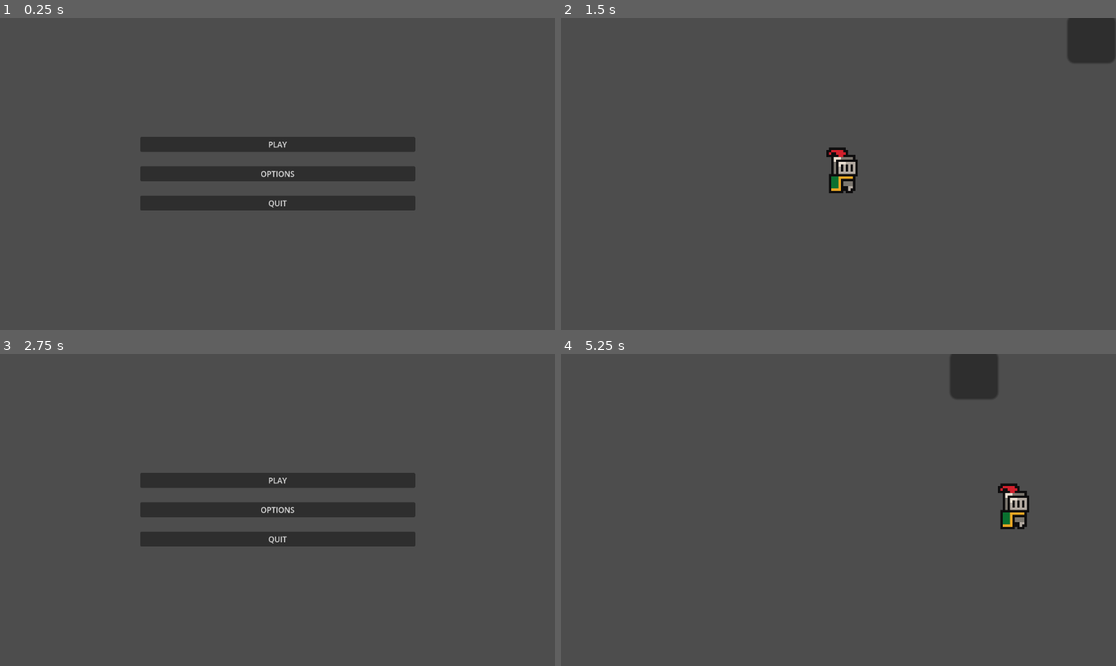
Above: before the commit, frames 1-4 (two rows, left to right).
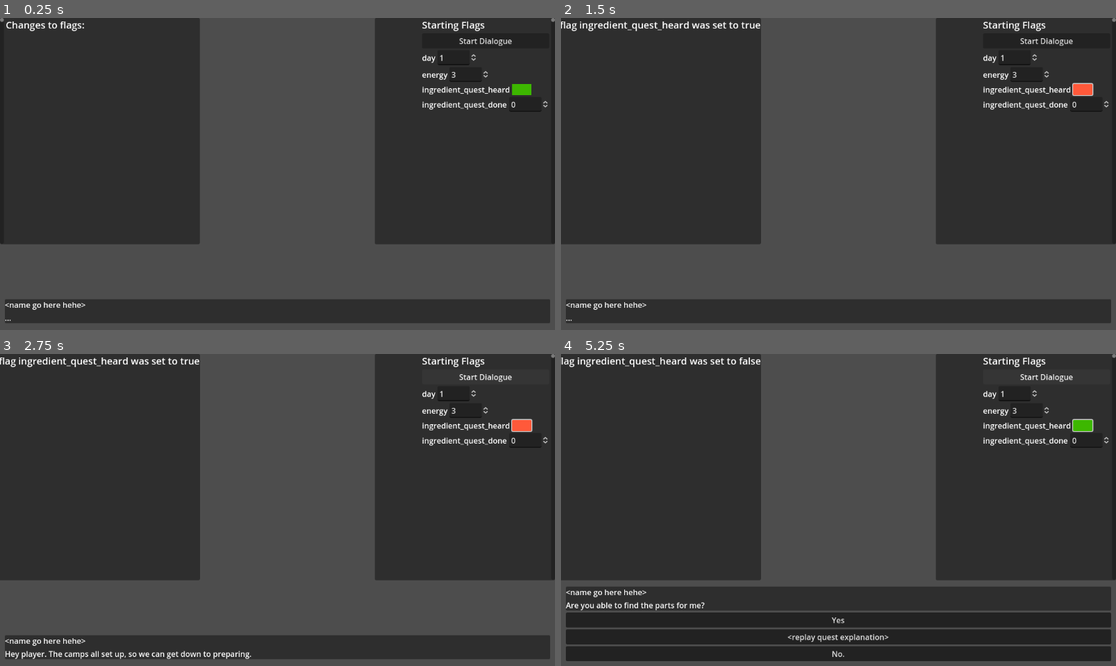
Above: after the commit, the same moments.

Repository: Pomalec/Wild-and-proud-jam
Game: Godot game, scene res://Scenes/Questlines/Mage/MageGreeting/MageGreeting.tscn
Two runs of this game, one before a commit and one after it. Both use one fixed random seed, a clock stepped at 60 frames per second and the inputs below. Before the commit the project starts from res://Scenes/menu.tscn.
Inputs (mouse positions are in pixels of both pictures, inside the frame that each line leads up to):
- Up to frame 1 (0.25 s): no input
- Up to frame 2 (1.5 s): click (1082, 89) at 0.52 s; click (838, 145) at 1.25 s, where only the run before the commit has a clickable "PLAY"
- Up to frame 3 (2.75 s): click (532, 375) at 2.02 s
- Up to frame 4 (5.25 s): click (838, 481) at 2.75 s, where only the run before the commit has a clickable "PLAY"; click (1043, 375) at 3.5 s, where only the run after the commit has a clickable "Start Dialogue"; click (1043, 375) at 4.25 s, where only the run after the commit has a clickable "Start Dialogue"; tap Enter (ui_accept) at 5 s; hold D (move_right) from 5.03 s (still down)

The runs differ from the first frame. In frame 1, 58% of the frame differs, in the area x 0-100%, y 0-98%; in frame 2, 56%; in frame 3, 57%; in frame 4, 69%, in the area x 0-100%, y 0-99%.

Commit message:
Cheat menu for playervariables

Diff:
--- /dev/null
+++ b/Autoload/CheatMenu/CheatMenu.tres
@@ -0,0 +1,11 @@
+[gd_resource type="Theme" load_steps=3 format=3 uid="uid://dvkdj7xr8rvyk"]
+
+[sub_resource type="StyleBoxFlat" id="StyleBoxFlat_xgkvp"]
+bg_color = Color(0.239216, 0.717647, 0, 1)
+
+[sub_resource type="StyleBoxFlat" id="StyleBoxFlat_o6ds6"]
+bg_color = Color(1, 0.34902, 0.227451, 1)
+
+[resource]
+Button/styles/normal = SubResource("StyleBoxFlat_xgkvp")
+Button/styles/pressed = SubResource("StyleBoxFlat_o6ds6")
--- /dev/null
+++ b/Autoload/CheatMenu/cheatmenu.gd
@@ -0,0 +1,58 @@
+extends CanvasLayer
+
+@onready var cheat_menu_theme :Theme = preload("res://Autoload/CheatMenu/CheatMenu.tres")
+
+@onready var vbox : VBoxContainer = $PanelContainer/HBoxContainer/VBoxContainer
+@onready var output_flag_changes : Label = $PanelContainer2/HBoxContainer/VBoxContainer/FlagChangeLog
+
+#force this dialogue to start
+@export var dialogue_ui : Control
+@export var debug_dialogue : Dialogue
+
+func _ready():
+
+	PlayerVariables.flag_changed.connect(flag_changed)
+
+	for flag in PlayerVariables.flags:
+		var hbox = HBoxContainer.new()
+
+		#add a title
+		var title = Label.new()
+		title.text = flag
+		hbox.add_child(title)
+
+		#make input based on the flags type
+		var value = PlayerVariables.flags[flag]
+
+		#days, energy etc.
+		if value is int:
+			var input : SpinBox = SpinBox.new()
+			input.value = value
+			hbox.add_child(input)
+			input.value_changed.connect(change_flag.bind(flag))
+
+		elif value is bool:
+			var input : Button = Button.new()
+			input.toggle_mode = true
+			input.button_pressed = value
+			input.theme = cheat_menu_theme
+			input.custom_minimum_size = Vector2(40,10)
+			hbox.add_child(input)
+			input.toggled.connect(change_flag.bind(flag))
+
+
+		vbox.add_child(hbox)
+
+#weird binding stuff where it adds the flag name after the value so it has to be swapped
+func change_flag(value, key):
+	if value is float:
+		value = int(value)
+	PlayerVariables.set_flag(key, value)
+
+
+func _on_start_dialogue_pressed():
+	dialogue_ui.current_dialogue = debug_dialogue
+	dialogue_ui.update()
+
+func flag_changed(flag, value):
+	output_flag_changes.text += 'flag %s was set to %s' % [flag,value]
--- /dev/null
+++ b/Autoload/CheatMenu/cheatmenu.tscn
@@ -0,0 +1,56 @@
+[gd_scene load_steps=2 format=3 uid="uid://601610qyilei"]
+
+[ext_resource type="Script" path="res://Autoload/CheatMenu/cheatmenu.gd" id="1_qt35o"]
+
+[node name="CheatMenu" type="CanvasLayer"]
+script = ExtResource("1_qt35o")
+
+[node name="PanelContainer" type="PanelContainer" parent="."]
+anchors_preset = -1
+anchor_left = 0.675
+anchor_right = 1.0
+anchor_bottom = 0.725
+grow_horizontal = 0
+
+[node name="HBoxContainer" type="HBoxContainer" parent="PanelContainer"]
+layout_mode = 2
+alignment = 2
+
+[node name="VBoxContainer" type="VBoxContainer" parent="PanelContainer/HBoxContainer"]
+layout_mode = 2
+
+[node name="Title" type="Label" parent="PanelContainer/HBoxContainer/VBoxContainer"]
+layout_mode = 2
+theme_override_font_sizes/font_size = 20
+text = "Starting Flags"
+
+[node name="StartDialogue" type="Button" parent="PanelContainer/HBoxContainer/VBoxContainer"]
+layout_mode = 2
+focus_mode = 0
+text = "Start Dialogue"
+
+[node name="VScrollBar" type="VScrollBar" parent="PanelContainer/HBoxContainer"]
+layout_mode = 2
+
+[node name="PanelContainer2" type="PanelContainer" parent="."]
+anchors_preset = -1
+anchor_right = 0.36
+anchor_bottom = 0.725
+grow_horizontal = 0
+
+[node name="HBoxContainer" type="HBoxContainer" parent="PanelContainer2"]
+layout_mode = 2
+
+[node name="VScrollBar" type="VScrollBar" parent="PanelContainer2/HBoxContainer"]
+layout_mode = 2
+size_flags_horizontal = 8
+
+[node name="VBoxContainer" type="VBoxContainer" parent="PanelContainer2/HBoxContainer"]
+layout_mode = 2
+
+[node name="FlagChangeLog" type="Label" parent="PanelContainer2/HBoxContainer/VBoxContainer"]
+layout_mode = 2
+theme_override_font_sizes/font_size = 20
+text = "Changes to flags:"
+
+[connection signal="pressed" from="PanelContainer/HBoxContainer/VBoxContainer/StartDialogue" to="." method="_on_start_dialogue_pressed"]
--- a/Autoload/PlayerVariables.gd
+++ b/Autoload/PlayerVariables.gd
@@ -1,12 +1,14 @@
 extends Node
+
+signal flag_changed(flag,value)
 
 #Quest related variables
 var flags = {
-	'day' : 0 , #starts at 1, with 3 being the final preparation day.
-	'energy' : 1,  #energy for the current day. resets to 3 at the start of a new day
+	'day' : 1 , #starts at 1, with 3 being the final preparation day.
+	'energy' : 3,  #energy for the current day. resets to 3 at the start of a new day
 
 	# MAGE STUFF
-	'spoke_to_mage' : false, #whether the player has met the mage or not.
+	'ingredient_quest_heard' : false, #whether the player has met the mage or not.
 	'ingredient_quest_done' : 0 #0 is not, 1 is half help with one energy, 2 is full help with 2 energy
 }
 
@@ -28,3 +30,4 @@
 
 	flags[id] = value
 	print('Flag %s set to %s' % [id, value])
+	flag_changed.emit(id,value)
--- a/DialogueSystem/UI/DialogueUI.gd
+++ b/DialogueSystem/UI/DialogueUI.gd
@@ -9,16 +9,7 @@
 #scene for choices/answers to questions
 @onready var choice_scene : PackedScene = preload("res://DialogueSystem/UI/DialogueChoice.tscn")
 
-#opens this dialogue on ready for testing
-@export var debug_start_on : Dialogue
-
-
 var current_dialogue : Dialogue
-
-func _ready():
-	if debug_start_on != null:
-		current_dialogue = debug_start_on
-		update()
 
 func update():
 
--- a/DialogueSystem/UI/DialogueUI.tscn
+++ b/DialogueSystem/UI/DialogueUI.tscn
@@ -37,7 +37,7 @@
 [node name="TextArea" type="Label" parent="VBoxContainer/MainBox/VBoxContainer"]
 layout_mode = 2
 size_flags_vertical = 1
-text = "hello there"
+text = "..."
 
 [node name="Options" type="VBoxContainer" parent="VBoxContainer"]
 layout_mode = 2
--- /dev/null
+++ b/Scenes/Questlines/Mage/MageGreeting/IsIngredientQuestHeard.gd
@@ -0,0 +1,6 @@
+extends DialogueBranch
+
+func choose_branch():
+	if PlayerVariables.get_flag('ingredient_quest_heard'):
+		return 0
+	return 1
--- /dev/null
+++ b/Scenes/Questlines/Mage/MageGreeting/MageGreeting.tscn
@@ -0,0 +1,106 @@
+[gd_scene load_steps=10 format=3 uid="uid://t3r4paewxayc"]
+
+[ext_resource type="Script" path="res://Scenes/Questlines/GeneralChecks/DaysRemainingBranch.gd" id="1_2tn22"]
+[ext_resource type="Script" path="res://DialogueSystem/DialogueAdvancable.gd" id="1_nuyhs"]
+[ext_resource type="Script" path="res://Scenes/Questlines/Mage/MageGreeting/IsIngredientQuestHeard.gd" id="3_trjd6"]
+[ext_resource type="Script" path="res://DialogueSystem/Choice/DialogueQuestion.gd" id="4_cblxd"]
+[ext_resource type="Script" path="res://DialogueSystem/Choice/DialogueChoice.gd" id="5_u6ldy"]
+[ext_resource type="PackedScene" uid="uid://w6hth87nydv1" path="res://DialogueSystem/UI/DialogueUI.tscn" id="6_54bxk"]
+[ext_resource type="PackedScene" uid="uid://frtkocfqxsx3" path="res://Scenes/Questlines/Mage/MageIngredientQuest/IngriedientQuest.tscn" id="6_b6gg8"]
+[ext_resource type="Script" path="res://Scenes/Questlines/Mage/MageGreeting/SetIngredientQuestHeard.gd" id="7_2tnts"]
+[ext_resource type="PackedScene" uid="uid://601610qyilei" path="res://Autoload/CheatMenu/cheatmenu.tscn" id="9_vf8e1"]
+
+[node name="DaysLeft" type="Node" node_paths=PackedStringArray("possible_branches")]
+script = ExtResource("1_2tn22")
+possible_branches = [NodePath("3Days"), NodePath("2Days"), NodePath("1Day")]
+
+[node name="3Days" type="Node" parent="." node_paths=PackedStringArray("next_dialogue")]
+script = ExtResource("1_nuyhs")
+text_content = "Hey player. The camps all set up, so we can get down to preparing."
+next_dialogue = NodePath("../AreYouAwareOfQuest")
+
+[node name="2Days" type="Node" parent="." node_paths=PackedStringArray("next_dialogue")]
+script = ExtResource("1_nuyhs")
+text_content = "Hello, player. Its nice to see you, the aura is.. tense."
+next_dialogue = NodePath("../AreYouAwareOfQuest")
+
+[node name="1Day" type="Node" parent="." node_paths=PackedStringArray("next_dialogue")]
+script = ExtResource("1_nuyhs")
+text_content = "...This is our last day to prepare for the big fight. Hope you are doing well with such a looming threat."
+next_dialogue = NodePath("../AreYouAwareOfQuest")
+
+[node name="AreYouAwareOfQuest" type="Node" parent="." node_paths=PackedStringArray("possible_branches")]
+script = ExtResource("3_trjd6")
+possible_branches = [NodePath("IsThisAboutQuest"), NodePath("Request1")]
+
+[node name="IsThisAboutQuest" type="Node" parent="AreYouAwareOfQuest"]
+script = ExtResource("4_cblxd")
+text_content = "Are you able to find the parts for me?"
+
+[node name="Yes" type="Node" parent="AreYouAwareOfQuest/IsThisAboutQuest" node_paths=PackedStringArray("next_dialogue")]
+script = ExtResource("5_u6ldy")
+option_content = "Yes"
+next_dialogue = NodePath("IngredientQuestline")
+
+[node name="IngredientQuestline" parent="AreYouAwareOfQuest/IsThisAboutQuest/Yes" instance=ExtResource("6_b6gg8")]
+
+[node name="Explain" type="Node" parent="AreYouAwareOfQuest/IsThisAboutQuest" node_paths=PackedStringArray("next_dialogue")]
+script = ExtResource("5_u6ldy")
+option_content = "<replay quest explanation>"
+next_dialogue = NodePath("Explanation1")
+
+[node name="Explanation1" type="Node" parent="AreYouAwareOfQuest/IsThisAboutQuest/Explain" node_paths=PackedStringArray("next_dialogue")]
+script = ExtResource("1_nuyhs")
+text_content = "<you enquire about the ingredients>"
+next_dialogue = NodePath("Explanation2")
+
+[node name="Explanation2" type="Node" parent="AreYouAwareOfQuest/IsThisAboutQuest/Explain/Explanation1" node_paths=PackedStringArray("next_dialogue")]
+script = ExtResource("1_nuyhs")
+text_content = "This place has all sorts of scrap tech just laying around."
+next_dialogue = NodePath("../Explanation3")
+
+[node name="Explanation3" type="Node" parent="AreYouAwareOfQuest/IsThisAboutQuest/Explain/Explanation1" node_paths=PackedStringArray("next_dialogue")]
+script = ExtResource("1_nuyhs")
+text_content = "I could definetly use some of it to upgrade my magic."
+next_dialogue = NodePath("../Explanation4")
+
+[node name="Explanation4" type="Node" parent="AreYouAwareOfQuest/IsThisAboutQuest/Explain/Explanation1" node_paths=PackedStringArray("next_dialogue")]
+script = ExtResource("1_nuyhs")
+text_content = "Don't.. question the process."
+next_dialogue = NodePath("../Explanation5")
+
+[node name="Explanation5" type="Node" parent="AreYouAwareOfQuest/IsThisAboutQuest/Explain/Explanation1" node_paths=PackedStringArray("next_dialogue")]
+script = ExtResource("1_nuyhs")
+text_content = "Anyways, it will take a while to find everything but will help me cast devestating spells against the boss."
+next_dialogue = NodePath("../Explanation6")
+
+[node name="Explanation6" type="Node" parent="AreYouAwareOfQuest/IsThisAboutQuest/Explain/Explanation1" node_paths=PackedStringArray("next_dialogue")]
+script = ExtResource("7_2tnts")
+text_content = "<They hand you a note containing a long list of computer parts alongside quick sketches and serial numbers>"
+next_dialogue = NodePath("../../..")
+
+[node name="No" type="Node" parent="AreYouAwareOfQuest/IsThisAboutQuest" node_paths=PackedStringArray("next_dialogue")]
+script = ExtResource("5_u6ldy")
+option_content = "No.
+"
+next_dialogue = NodePath("DialogueAdvancable")
+
+[node name="DialogueAdvancable" type="Node" parent="AreYouAwareOfQuest/IsThisAboutQuest/No"]
+script = ExtResource("1_nuyhs")
+text_content = "Then it'll have to wait. Sorry."
+
+[node name="Request1" type="Node" parent="AreYouAwareOfQuest" node_paths=PackedStringArray("next_dialogue")]
+script = ExtResource("1_nuyhs")
+text_content = "I'm sorry to interrupt your personal preperations but.."
+next_dialogue = NodePath("../Request2")
+
+[node name="Request2" type="Node" parent="AreYouAwareOfQuest" node_paths=PackedStringArray("next_dialogue")]
+script = ExtResource("1_nuyhs")
+text_content = "I must ask for your help with something."
+next_dialogue = NodePath("../IsThisAboutQuest/Explain/Explanation1/Explanation2")
+
+[node name="DialogueUI" parent="." instance=ExtResource("6_54bxk")]
+
+[node name="CheatMenu" parent="." node_paths=PackedStringArray("dialogue_ui", "debug_dialogue") instance=ExtResource("9_vf8e1")]
+dialogue_ui = NodePath("../DialogueUI")
+debug_dialogue = NodePath("..")
--- /dev/null
+++ b/Scenes/Questlines/Mage/MageGreeting/SetIngredientQuestHeard.gd
@@ -0,0 +1,4 @@
+extends DialogueAdvancable
+
+func continue_pressed():
+	PlayerVariables.set_flag('ingredient_quest_heard', true)
--- a/Scenes/Questlines/Mage/MageIngredientQuest/IngriedientQuest.tscn
+++ b/Scenes/Questlines/Mage/MageIngredientQuest/IngriedientQuest.tscn
@@ -1,161 +1,127 @@
-[gd_scene load_steps=8 format=3 uid="uid://frtkocfqxsx3"]
+[gd_scene load_steps=7 format=3 uid="uid://frtkocfqxsx3"]
 
 [ext_resource type="Script" path="res://DialogueSystem/DialogueAdvancable.gd" id="1_n5gy0"]
 [ext_resource type="Script" path="res://DialogueSystem/Choice/DialogueQuestion.gd" id="2_ulqli"]
 [ext_resource type="Script" path="res://DialogueSystem/Choice/DialogueChoice.gd" id="3_7vwn0"]
 [ext_resource type="Script" path="res://Scenes/Questlines/GeneralChecks/EnergyRemainingBranch.gd" id="4_aa01l"]
-[ext_resource type="PackedScene" uid="uid://w6hth87nydv1" path="res://DialogueSystem/UI/DialogueUI.tscn" id="5_5ljvw"]
 [ext_resource type="Script" path="res://Scenes/Questlines/Mage/MageIngredientQuest/SetIngredientFlag.gd" id="5_80fhe"]
 [ext_resource type="Script" path="res://Scenes/Questlines/GeneralChecks/DaysRemainingBranch.gd" id="6_s564b"]
 
-[node name="Explanation1" type="Node" node_paths=PackedStringArray("next_dialogue")]
-script = ExtResource("1_n5gy0")
-text_content = "<you enquire about the ingredients>"
-next_dialogue = NodePath("Explanation2")
+[node name="Help?" type="Node"]
+script = ExtResource("2_ulqli")
+text_content = "<What will you do?>"
 
-[node name="Explanation2" type="Node" parent="." node_paths=PackedStringArray("next_dialogue")]
-script = ExtResource("1_n5gy0")
-text_content = "This place has all sorts of scrap tech just laying around."
-next_dialogue = NodePath("../Explanation3")
-
-[node name="Explanation3" type="Node" parent="." node_paths=PackedStringArray("next_dialogue")]
-script = ExtResource("1_n5gy0")
-text_content = "I could definetly use some of it to upgrade my magic."
-next_dialogue = NodePath("../Explanation4")
-
-[node name="Explanation4" type="Node" parent="." node_paths=PackedStringArray("next_dialogue")]
-script = ExtResource("1_n5gy0")
-text_content = "Don't.. question the process."
-next_dialogue = NodePath("../Explanation5")
-
-[node name="Explanation5" type="Node" parent="." node_paths=PackedStringArray("next_dialogue")]
-script = ExtResource("1_n5gy0")
-text_content = "Anyways, it will take a while to find everything but will help me cast devestating spells against the boss."
-next_dialogue = NodePath("../Explanation6")
-
-[node name="Explanation6" type="Node" parent="." node_paths=PackedStringArray("next_dialogue")]
-script = ExtResource("1_n5gy0")
-text_content = "<the mage hands you a long list of scrap parts to find, each described with serial numbers and quick sketches>"
-next_dialogue = NodePath("../Help?")
-
-[node name="Help?" type="Node" parent="."]
-script = ExtResource("2_ulqli")
-text_content = "Could you do that for me?"
-
-[node name="FullEffort" type="Node" parent="Help?" node_paths=PackedStringArray("next_dialogue")]
+[node name="FullEffort" type="Node" parent="." node_paths=PackedStringArray("next_dialogue")]
 script = ExtResource("3_7vwn0")
 option_content = "I'll find it all! <2 energy>"
 energy_requirement = 2
 next_dialogue = NodePath("FullEffortConfirm")
 
-[node name="FullEffortConfirm" type="Node" parent="Help?/FullEffort" node_paths=PackedStringArray("next_dialogue")]
+[node name="FullEffortConfirm" type="Node" parent="FullEffort" node_paths=PackedStringArray("next_dialogue")]
 script = ExtResource("1_n5gy0")
 text_content = "You spend most of the day collecting ingredients. Eggs is extremely thankful!"
 next_dialogue = NodePath("../FullEffortConfirm2")
 
-[node name="FullEffortConfirm2" type="Node" parent="Help?/FullEffort" node_paths=PackedStringArray("next_dialogue")]
+[node name="FullEffortConfirm2" type="Node" parent="FullEffort" node_paths=PackedStringArray("next_dialogue")]
 script = ExtResource("1_n5gy0")
 text_content = "<You return with a bountiful harvest of scrap technology!>"
 next_dialogue = NodePath("../FullEffortConfirm3")
 
-[node name="FullEffortConfirm3" type="Node" parent="Help?/FullEffort" node_paths=PackedStringArray("next_dialogue")]
+[node name="FullEffortConfirm3" type="Node" parent="FullEffort" node_paths=PackedStringArray("next_dialogue")]
 script = ExtResource("1_n5gy0")
 text_content = "Woah, you found it all?"
 next_dialogue = NodePath("../FullEffortConfirm4")
 
-[node name="FullEffortConfirm4" type="Node" parent="Help?/FullEffort" node_paths=PackedStringArray("next_dialogue")]
+[node name="FullEffortConfirm4" type="Node" parent="FullEffort" node_paths=PackedStringArray("next_dialogue")]
 script = ExtResource("1_n5gy0")
 text_content = "Well, either that or you've filled that bag with a bunch of heavy rocks!"
 next_dialogue = NodePath("../FullEffortConfirm5")
 
-[node name="FullEffortConfirm5" type="Node" parent="Help?/FullEffort"]
+[node name="FullEffortConfirm5" type="Node" parent="FullEffort"]
 script = ExtResource("5_80fhe")
 set_ingredient_flag_to = 2
 text_content = "Thank you, this won't go to waste! I'll destroy that thing in no time >:)"
 
-[node name="HalfEffort" type="Node" parent="Help?" node_paths=PackedStringArray("next_dialogue")]
+[node name="HalfEffort" type="Node" parent="." node_paths=PackedStringArray("next_dialogue")]
 script = ExtResource("3_7vwn0")
-option_content = "Ill.. try to find some of it  <1 energy>"
+option_content = "Ill.. try to find some of it.  <1 energy>"
 energy_requirement = 1
 next_dialogue = NodePath("EffortCheck")
 
-[node name="EffortCheck" type="Node" parent="Help?/HalfEffort" node_paths=PackedStringArray("possible_branches")]
+[node name="EffortCheck" type="Node" parent="HalfEffort" node_paths=PackedStringArray("possible_branches")]
 script = ExtResource("4_aa01l")
 possible_branches = [NodePath("YouHadMoreEnergy"), NodePath("YouDidYourBest1")]
 
-[node name="YouDidYourBest1" type="Node" parent="Help?/HalfEffort/EffortCheck" node_paths=PackedStringArray("next_dialogue")]
+[node name="YouDidYourBest1" type="Node" parent="HalfEffort/EffortCheck" node_paths=PackedStringArray("next_dialogue")]
 script = ExtResource("1_n5gy0")
 text_content = "With the last of your energy, you manage to find a few parts from the list."
 next_dialogue = NodePath("YouDidYourBest2")
 
-[node name="YouDidYourBest2" type="Node" parent="Help?/HalfEffort/EffortCheck/YouDidYourBest1" node_paths=PackedStringArray("next_dialogue")]
+[node name="YouDidYourBest2" type="Node" parent="HalfEffort/EffortCheck/YouDidYourBest1" node_paths=PackedStringArray("next_dialogue")]
 script = ExtResource("1_n5gy0")
 text_content = " <You return to the mage with a small bundle>"
 next_dialogue = NodePath("../YouDidYourBest3")
 
-[node name="YouDidYourBest3" type="Node" parent="Help?/HalfEffort/EffortCheck/YouDidYourBest1" node_paths=PackedStringArray("next_dialogue")]
+[node name="YouDidYourBest3" type="Node" parent="HalfEffort/EffortCheck/YouDidYourBest1" node_paths=PackedStringArray("next_dialogue")]
 script = ExtResource("1_n5gy0")
 text_content = "Oh, thank you. Thats not everything.."
 next_dialogue = NodePath("../YouDidYourBest4")
 
-[node name="YouDidYourBest4" type="Node" parent="Help?/HalfEffort/EffortCheck/YouDidYourBest1"]
+[node name="YouDidYourBest4" type="Node" parent="HalfEffort/EffortCheck/YouDidYourBest1"]
 script = ExtResource("5_80fhe")
 set_ingredient_flag_to = 1
 text_content = "But I can tell you tried your hardest, despite how tired you are. That means alot, thank you."
 
-[node name="YouHadMoreEnergy" type="Node" parent="Help?/HalfEffort/EffortCheck" node_paths=PackedStringArray("next_dialogue")]
+[node name="YouHadMoreEnergy" type="Node" parent="HalfEffort/EffortCheck" node_paths=PackedStringArray("next_dialogue")]
 script = ExtResource("1_n5gy0")
 text_content = "You only end up collecting a few of the parts requested. "
 next_dialogue = NodePath("YouHadMoreEnergy2")
 
-[node name="YouHadMoreEnergy2" type="Node" parent="Help?/HalfEffort/EffortCheck/YouHadMoreEnergy" node_paths=PackedStringArray("next_dialogue")]
+[node name="YouHadMoreEnergy2" type="Node" parent="HalfEffort/EffortCheck/YouHadMoreEnergy" node_paths=PackedStringArray("next_dialogue")]
 script = ExtResource("1_n5gy0")
 text_content = "<You hand in the small bundle>"
 next_dialogue = NodePath("../YouHadMoreEnergy3")
 
-[node name="YouHadMoreEnergy3" type="Node" parent="Help?/HalfEffort/EffortCheck/YouHadMoreEnergy" node_paths=PackedStringArray("next_dialogue")]
+[node name="YouHadMoreEnergy3" type="Node" parent="HalfEffort/EffortCheck/YouHadMoreEnergy" node_paths=PackedStringArray("next_dialogue")]
 script = ExtResource("1_n5gy0")
 text_content = "<The mage takes it, knowing by the size that it is incomplete>"
 next_dialogue = NodePath("../YouHadMoreEnergy4")
 
-[node name="YouHadMoreEnergy4" type="Node" parent="Help?/HalfEffort/EffortCheck/YouHadMoreEnergy" node_paths=PackedStringArray("next_dialogue")]
+[node name="YouHadMoreEnergy4" type="Node" parent="HalfEffort/EffortCheck/YouHadMoreEnergy" node_paths=PackedStringArray("next_dialogue")]
 script = ExtResource("1_n5gy0")
 text_content = "..."
 next_dialogue = NodePath("../YouHadMoreEnergy5")
 
-[node name="YouHadMoreEnergy5" type="Node" parent="Help?/HalfEffort/EffortCheck/YouHadMoreEnergy"]
+[node name="YouHadMoreEnergy5" type="Node" parent="HalfEffort/EffortCheck/YouHadMoreEnergy"]
 script = ExtResource("5_80fhe")
 set_ingredient_flag_to = 1
 text_content = "Thanks, this will help... a bit."
 
-[node name="No" type="Node" parent="Help?" node_paths=PackedStringArray("next_dialogue")]
+[node name="No" type="Node" parent="." node_paths=PackedStringArray("next_dialogue")]
 script = ExtResource("3_7vwn0")
 option_content = "Maybe later.."
 next_dialogue = NodePath("EnergyRemainingCheck")
 
-[node name="EnergyRemainingCheck" type="Node" parent="Help?/No" node_paths=PackedStringArray("possible_branches")]
+[node name="EnergyRemainingCheck" type="Node" parent="No" node_paths=PackedStringArray("possible_branches")]
 script = ExtResource("4_aa01l")
 possible_branches = [NodePath("HasEnergySoDaysRemainingCheck"), NodePath("../NoEnergyDecline")]
 
-[node name="HasEnergySoDaysRemainingCheck" type="Node" parent="Help?/No/EnergyRemainingCheck" node_paths=PackedStringArray("possible_branches")]
+[node name="HasEnergySoDaysRemainingCheck" type="Node" parent="No/EnergyRemainingCheck" node_paths=PackedStringArray("possible_branches")]
 script = ExtResource("6_s564b")
 possible_branches = [NodePath("FirstDay"), NodePath("2ndDay"), NodePath("LastDay")]
 
-[node name="FirstDay" type="Node" parent="Help?/No/EnergyRemainingCheck/HasEnergySoDaysRemainingCheck"]
+[node name="FirstDay" type="Node" parent="No/EnergyRemainingCheck/HasEnergySoDaysRemainingCheck"]
 script = ExtResource("1_n5gy0")
 text_content = "I understand. Hopefully you can help in the coming days."
 
-[node name="2ndDay" type="Node" parent="Help?/No/EnergyRemainingCheck/HasEnergySoDaysRemainingCheck"]
+[node name="2ndDay" type="Node" parent="No/EnergyRemainingCheck/HasEnergySoDaysRemainingCheck"]
 script = ExtResource("1_n5gy0")
 text_content = "Ok, let me know if you can do it tommorow."
 
-[node name="LastDay" type="Node" parent="Help?/No/EnergyRemainingCheck/HasEnergySoDaysRemainingCheck"]
+[node name="LastDay" type="Node" parent="No/EnergyRemainingCheck/HasEnergySoDaysRemainingCheck"]
 script = ExtResource("1_n5gy0")
 text_content = "This is our last chance to prepare! Please, come back if you have the time."
 
-[node name="NoEnergyDecline" type="Node" parent="Help?/No"]
+[node name="NoEnergyDecline" type="Node" parent="No"]
 script = ExtResource("1_n5gy0")
 text_content = "You do look pretty tired. Get some rest, you'll need it."
-
-[node name="DialogueUI" parent="." node_paths=PackedStringArray("debug_start_on") instance=ExtResource("5_5ljvw")]
-debug_start_on = NodePath("..")
--- a/project.godot
+++ b/project.godot
@@ -11,7 +11,7 @@
 [application]
 
 config/name="Wild and proud jam"
-run/main_scene="res://Scenes/menu.tscn"
+run/main_scene="res://Scenes/Questlines/Mage/MageGreeting/MageGreeting.tscn"
 config/features=PackedStringArray("4.2", "Forward Plus")
 config/icon="res://icon.svg"
 
Not shown, added: export_presets.cfg
